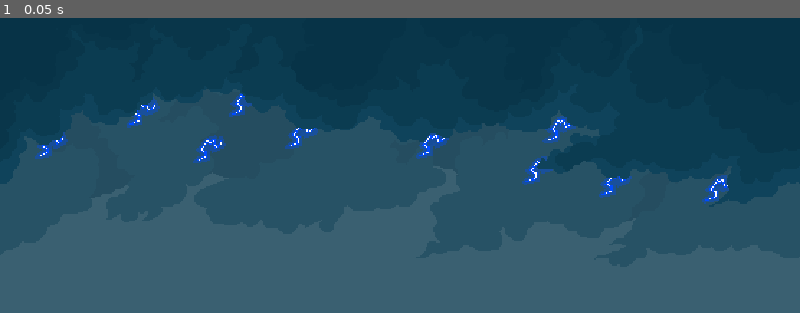
Above: before the commit, frame 1.
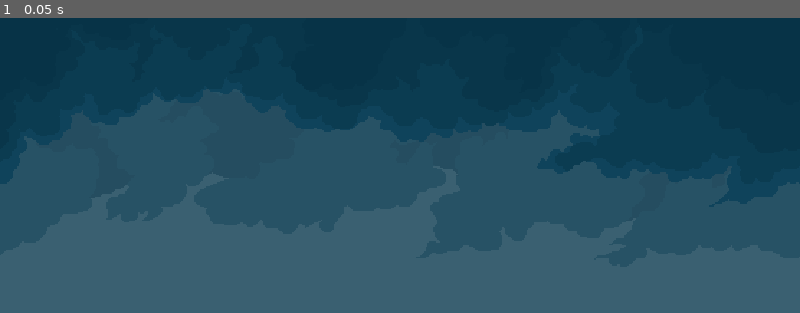
Above: after the commit, the same moment.

Repository: im-ali-ahmad/the-4-weeks
Game: Godot game, scene res://Levels/Week-3/6.tscn
Two runs of this game, one before a commit and one after it. Both use one fixed random seed, a clock stepped at 60 frames per second and the inputs below. This scene is started directly instead of the project's main scene.
Inputs:
- Up to frame 1 (0.05 s): no input

The runs differ from the first frame. In frame 1, 1.6% of the frame differs, in the area x 4-92%, y 25-64%.

Commit message:
feat: add animated lightning drops to week 3 level 6
- add five lightning-drop sprite animations
- configure the drop animation with five frames at 24 FPS
- attach the lightning layer script to manage effects
- position lightning drops across the level

Diff:
--- a/Levels/Week-3/6.tscn
+++ b/Levels/Week-3/6.tscn
@@ -2,6 +2,7 @@
 
 [ext_resource type="Texture2D" uid="uid://byw6rghbmmvs" path="res://Assets/Levels/Week-3/6/sky.png" id="1_ay3yg"]
 [ext_resource type="Texture2D" uid="uid://bquvhegw0oe1t" path="res://Assets/Levels/Week-3/6/far-clouds.png" id="2_hui8p"]
+[ext_resource type="Script" uid="uid://cu10660nsm0ha" path="res://Levels/Week-3/lightning_layer.gd" id="3_4r16o"]
 [ext_resource type="Texture2D" uid="uid://bjl4ggdune1ni" path="res://Assets/Lightning/lightning-1.png" id="3_f4kix"]
 [ext_resource type="Texture2D" uid="uid://b4e8ewb2suvv7" path="res://Assets/Lightning/lightning-2.png" id="4_4r16o"]
 [ext_resource type="Texture2D" uid="uid://bfpx3r8f1c8v1" path="res://Assets/Levels/Week-3/6/clouds.png" id="4_ftrfq"]
@@ -12,6 +13,11 @@
 [ext_resource type="Texture2D" uid="uid://daglxnotq0yu1" path="res://Assets/Lightning/lightning-6.png" id="8_2abkq"]
 [ext_resource type="Texture2D" uid="uid://dxx5mf383gbt3" path="res://Assets/Lightning/lightning-7.png" id="9_rw3oc"]
 [ext_resource type="Texture2D" uid="uid://cx2o1cp4dbeqx" path="res://Assets/Lightning/lightning-8.png" id="10_2xwrh"]
+[ext_resource type="Texture2D" uid="uid://b61281y53ih6b" path="res://Assets/Lightning/lightning-drop-1.png" id="12_rw3oc"]
+[ext_resource type="Texture2D" uid="uid://h6fe4dggk8nt" path="res://Assets/Lightning/lightning-drop-2.png" id="13_2xwrh"]
+[ext_resource type="Texture2D" uid="uid://bduho12qrvwhu" path="res://Assets/Lightning/lightning-drop-3.png" id="14_n81sl"]
+[ext_resource type="Texture2D" uid="uid://csfcepuem65vr" path="res://Assets/Lightning/lightning-drop-4.png" id="15_bmbp3"]
+[ext_resource type="Texture2D" uid="uid://bhlmpgc1n8fn5" path="res://Assets/Lightning/lightning-drop-5.png" id="16_w60b5"]
 
 [sub_resource type="SpriteFrames" id="SpriteFrames_ob37o"]
 animations = [{
@@ -69,6 +75,29 @@
 "speed": 5.0
 }]
 
+[sub_resource type="SpriteFrames" id="SpriteFrames_4r16o"]
+animations = [{
+"frames": [{
+"duration": 1.0,
+"texture": ExtResource("12_rw3oc")
+}, {
+"duration": 1.0,
+"texture": ExtResource("13_2xwrh")
+}, {
+"duration": 1.0,
+"texture": ExtResource("14_n81sl")
+}, {
+"duration": 1.0,
+"texture": ExtResource("15_bmbp3")
+}, {
+"duration": 1.0,
+"texture": ExtResource("16_w60b5")
+}],
+"loop": 0,
+"name": &"default",
+"speed": 24.0
+}]
+
 [node name="root" type="Node2D" unique_id=1292295819]
 
 [node name="sky" type="Parallax2D" parent="." unique_id=406128687]
@@ -114,6 +143,7 @@
 
 [node name="lightning-layer" type="Parallax2D" parent="." unique_id=1369003210]
 scroll_scale = Vector2(0, 0)
+script = ExtResource("3_4r16o")
 
 [node name="lightning" type="Node2D" parent="lightning-layer" unique_id=130703678]
 
@@ -177,6 +207,38 @@
 animation = &"single-1"
 frame_progress = 1.0
 
+[node name="lightning-drop" type="Node2D" parent="lightning-layer" unique_id=2073166041]
+
+[node name="1" type="AnimatedSprite2D" parent="lightning-layer/lightning-drop" unique_id=253901796]
+position = Vector2(249, 393)
+sprite_frames = SubResource("SpriteFrames_4r16o")
+frame = 4
+frame_progress = 1.0
+
+[node name="2" type="AnimatedSprite2D" parent="lightning-layer/lightning-drop" unique_id=1270778150]
+position = Vector2(525, 337)
+sprite_frames = SubResource("SpriteFrames_4r16o")
+frame = 4
+frame_progress = 1.0
+
+[node name="3" type="AnimatedSprite2D" parent="lightning-layer/lightning-drop" unique_id=160324332]
+position = Vector2(791, 468)
+sprite_frames = SubResource("SpriteFrames_4r16o")
+frame = 4
+frame_progress = 1.0
+
+[node name="4" type="AnimatedSprite2D" parent="lightning-layer/lightning-drop" unique_id=818726747]
+position = Vector2(988, 366)
+sprite_frames = SubResource("SpriteFrames_4r16o")
+frame = 4
+frame_progress = 1.0
+
+[node name="5" type="AnimatedSprite2D" parent="lightning-layer/lightning-drop" unique_id=1864727831]
+position = Vector2(678, 316)
+sprite_frames = SubResource("SpriteFrames_4r16o")
+frame = 4
+frame_progress = 1.0
+
 [node name="clouds" type="Parallax2D" parent="." unique_id=1244930317]
 scroll_scale = Vector2(0.5, 0.5)
 
--- /dev/null
+++ b/Levels/Week-3/lightning_layer.gd
@@ -0,0 +1,110 @@
+extends Parallax2D
+
+@onready var LIGHTNINGS: Array[AnimatedSprite2D] = [
+	$"lightning/1",
+	$"lightning/2",
+	$"lightning/3",
+	$"lightning/4",
+	$"lightning/5",
+	$"lightning/6",
+	$"lightning/7",
+	$"lightning/8",
+	$"lightning/9",
+	$"lightning/10"
+]
+
+@onready var LIGHTNING_DROPS: Array[AnimatedSprite2D] = [
+	$"lightning-drop/1",
+	$"lightning-drop/2",
+	$"lightning-drop/3",
+	$"lightning-drop/4",
+	$"lightning-drop/5",
+]
+
+const LIGHTNING_ANIMATIONS: Array[StringName] = [
+	&"single-1",
+	&"single-2",
+	&"single-3",
+	&"full",
+	&"full",
+	&"full",
+]
+
+var LIGHTNING_TIMER: float = 0.0
+var LIGHTNING_DROP_TIMER: float = 0.0
+var TARGET_LIGHTNING_TIME: float = 0.0
+var TARGET_LIGHTNING_DROP_TIME: float = 0.0
+
+
+func _ready() -> void:
+	randomize()
+	TARGET_LIGHTNING_TIME = randf_range(5.0, 15.0)
+	TARGET_LIGHTNING_DROP_TIME = randf_range(10.0, 25.0)
+
+	for lightning in LIGHTNINGS:
+		if is_instance_valid(lightning):
+			lightning.visible = false
+
+	for drop in LIGHTNING_DROPS:
+		if is_instance_valid(drop):
+			drop.visible = false
+
+
+func _process(delta: float) -> void:
+	LIGHTNING_TIMER += delta
+	if LIGHTNING_TIMER >= TARGET_LIGHTNING_TIME:
+		LIGHTNING_TIMER = 0.0
+		TARGET_LIGHTNING_TIME = randf_range(5.0, 15.0)
+		_spawn_lightning()
+
+	LIGHTNING_DROP_TIMER += delta
+	if LIGHTNING_DROP_TIMER >= TARGET_LIGHTNING_DROP_TIME:
+		LIGHTNING_DROP_TIMER = 0.0
+		TARGET_LIGHTNING_DROP_TIME = randf_range(5.0, 15.0)
+		_spawn_lightning_drop()
+
+
+func _spawn_lightning_drop() -> void:
+	var lightning: AnimatedSprite2D = LIGHTNING_DROPS.pick_random()
+	var animation: StringName = &"default"
+
+	if not is_instance_valid(lightning):
+		return
+
+	lightning.visible = true
+	lightning.animation = animation
+	lightning.frame = 0
+	lightning.play()
+
+	var duration: float = (
+		float(lightning.sprite_frames.get_frame_count(animation))
+		/ lightning.sprite_frames.get_animation_speed(animation)
+	)
+
+	await get_tree().create_timer(duration).timeout
+
+	if is_instance_valid(lightning):
+		lightning.visible = false
+
+
+func _spawn_lightning() -> void:
+	var lightning: AnimatedSprite2D = LIGHTNINGS.pick_random()
+	var animation: StringName = LIGHTNING_ANIMATIONS.pick_random()
+
+	if not is_instance_valid(lightning):
+		return
+
+	lightning.visible = true
+	lightning.animation = animation
+	lightning.frame = 0
+	lightning.play()
+
+	var duration: float = (
+		float(lightning.sprite_frames.get_frame_count(animation))
+		/ lightning.sprite_frames.get_animation_speed(animation)
+	)
+
+	await get_tree().create_timer(duration).timeout
+
+	if is_instance_valid(lightning):
+		lightning.visible = false
Not shown, added: Levels/Week-3/lightning_layer.gd.uid
